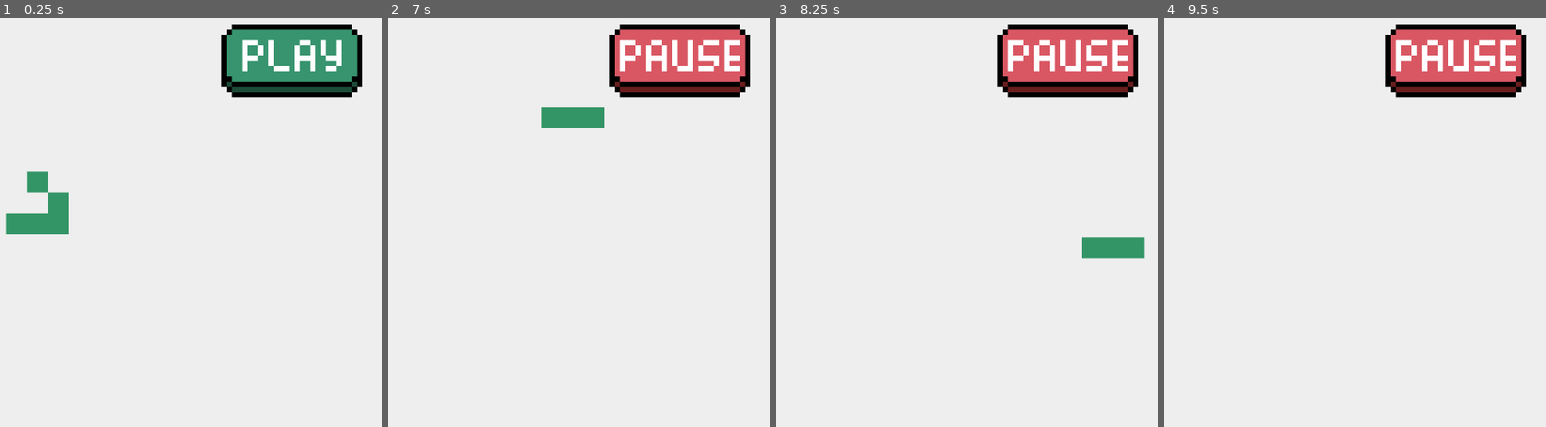
Above: before the commit, frames 1-4 (left to right).
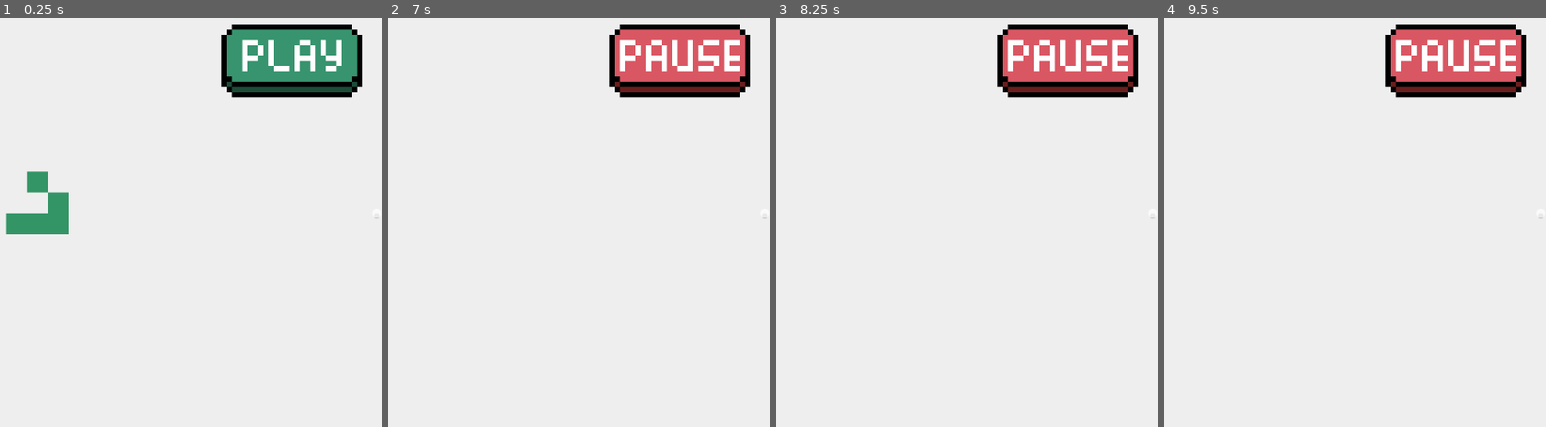
Above: after the commit, the same moments.

Repository: amaark/conways-game-of-life
Game: Godot game, scene res://scenes/main.tscn
Two runs of this game, one before a commit and one after it. Both use one fixed random seed, a clock stepped at 60 frames per second and the inputs below.
Inputs (mouse positions are in pixels of both pictures, inside the frame that each line leads up to):
- Up to frame 1 (0.25 s): no input
- Up to frame 2 (7 s): click (678, 58) at 0.52 s; click (678, 58) at 1.27 s; click (678, 58) at 2.02 s; click (678, 58) at 2.77 s; click (678, 58) at 3.52 s; click (678, 58) at 4.27 s; tap Enter at 5 s; move the mouse to (559, 193) at 5.02 s; press the mouse at (559, 193) at 5.03 s; move the mouse to (outside the picture) at 5.77 s; release the mouse at (outside the picture) at 5.78 s; tap S (camera_move_down) at 5.85 s; click (outside the picture) at 6.05 s; move the mouse to (468, 124) at 6.52 s; hold A (camera_move_left) from 6.53 s (still down); click (468, 124) at 6.8 s
- Up to frame 3 (8.25 s): move the mouse to (outside the picture) at 7.27 s; release A (camera_move_left) at 7.28 s; tap D (camera_move_right) at 7.35 s; click (outside the picture) at 7.55 s; move the mouse to (1009, 279) at 8.02 s; hold W (camera_move_up) from 8.03 s (still down)
- Up to frame 4 (9.5 s): click (1397, 279) at 8.3 s; move the mouse to (outside the picture) at 8.77 s; release W (camera_move_up) at 8.78 s; right-click (outside the picture) at 8.85 s; click (outside the picture) at 9.05 s

The runs differ from the first frame. In frame 1, less than 0.1% of the frame differs, in the area x 98-100%, y 48-49%; in frame 2, 0.8%; in frame 3, 0.9%, in the area x 80-100%, y 48-59%; in frame 4, less than 0.1%.

Commit message:
Fix UI click events propagating to grid cells

Diff:
--- a/project.godot
+++ b/project.godot
@@ -61,6 +61,11 @@
 "events": [Object(InputEventMouseButton,"resource_local_to_scene":false,"resource_name":"","device":-1,"window_id":0,"a …(259 unchanged characters)…
 ]
 }
+play_pause={
+"deadzone": 0.2,
+"events": [Object(InputEventKey,"resource_local_to_scene":false,"resource_name":"","device":-1,"window_id":0,"alt_pressed":false,"shift_pressed":false,"ctrl_pressed":false,"meta_pressed":false,"pressed":false,"keycode":0,"physical_keycode":32,"key_label":0,"unicode":32,"location":0,"echo":false,"script":null)
+]
+}
 
 [rendering]
 
--- a/scenes/hud.tscn
+++ b/scenes/hud.tscn
@@ -7,7 +7,7 @@
 [node name="HUD" type="CanvasLayer"]
 script = ExtResource("1_5ysmq")
 
-[node name="TextureButton" type="TextureButton" parent="."]
+[node name="PlayButton" type="TextureButton" parent="."]
 anchors_preset = 1
 anchor_left = 1.0
 anchor_right = 1.0
@@ -20,5 +20,19 @@
 texture_pressed = ExtResource("3_6fi6k")
 stretch_mode = 0
 
-[connection signal="pressed" from="TextureButton" to="." method="_on_texture_button_pressed"]
-[connection signal="toggled" from="TextureButton" to="." method="_on_texture_button_toggled"]
+[node name="VSlider" type="VSlider" parent="."]
+anchors_preset = 6
+anchor_left = 1.0
+anchor_top = 0.5
+anchor_right = 1.0
+anchor_bottom = 0.5
+offset_left = -16.0
+offset_top = -4.0
+offset_bottom = 4.0
+grow_horizontal = 0
+grow_vertical = 2
+min_value = 0.5
+max_value = 5.0
+value = 0.5
+
+[connection signal="pressed" from="PlayButton" to="." method="_on_texture_button_pressed"]
--- a/scenes/main.gd
+++ b/scenes/main.gd
@@ -30,30 +30,29 @@
 	for coords in live_cells:
 		grid.set_cell_state(coords, true)
 
-func _process(delta: float) -> void:
-	click()
+func _unhandled_input(event: InputEvent) -> void:
+	if Input.is_action_pressed("paint_cell"):
+		click()
+	if Input.is_action_just_released("paint_cell"):
+		prev_mouse_pos = null
 
 func click() -> void:
 	if Input.is_action_just_pressed("paint_cell"):
 		painting_mode = not grid.local_to_map(get_global_mouse_position()) in live_cells
 
-	if Input.is_action_pressed("paint_cell"):
-		var coords := grid.local_to_map(get_global_mouse_position())
+	var coords := grid.local_to_map(get_global_mouse_position())
 
-		# Debounce
-		if coords == prev_mouse_pos:
-			return
+	# Debounce
+	if coords == prev_mouse_pos:
+		return
 
-		prev_mouse_pos = coords
-		grid.set_cell_state(coords, painting_mode)
+	prev_mouse_pos = coords
+	grid.set_cell_state(coords, painting_mode)
 
-		if painting_mode:
-			live_cells[coords] = 0
-		else:
-			live_cells.erase(coords)
-
-	if Input.is_action_just_released("paint_cell"):
-		prev_mouse_pos = null
+	if painting_mode:
+		live_cells[coords] = 0
+	else:
+		live_cells.erase(coords)
 
 func _on_evolution_timer_timeout() -> void:
 	evolve()
@@ -76,6 +75,7 @@
 		# Make sure that solitary cells still get added to num_neighbours
 		if cell not in num_neighbours:
 			num_neighbours[cell] = 0
+
 		for n in neighbours:
 			neighbour_coords = Vector2i(cell.x + n.x, cell.y + n.y)
 			if neighbour_coords in num_neighbours:
--- a/scripts/hud.gd
+++ b/scripts/hud.gd
@@ -3,7 +3,7 @@
 signal play
 signal pause
 
-@onready var texture_button: TextureButton = $TextureButton
+@onready var play_button: TextureButton = $PlayButton
 
 var paused := true
 
@@ -16,10 +16,10 @@
 	if paused:
 		play.emit()
 		paused = false
-		texture_button.texture_normal = pause_texture_normal
-		texture_button.texture_pressed = pause_texture_pressed
+		play_button.texture_normal = pause_texture_normal
+		play_button.texture_pressed = pause_texture_pressed
 	else:
 		pause.emit()
 		paused = true
-		texture_button.texture_normal = play_texture_normal
-		texture_button.texture_pressed = play_texture_pressed
+		play_button.texture_normal = play_texture_normal
+		play_button.texture_pressed = play_texture_pressed
